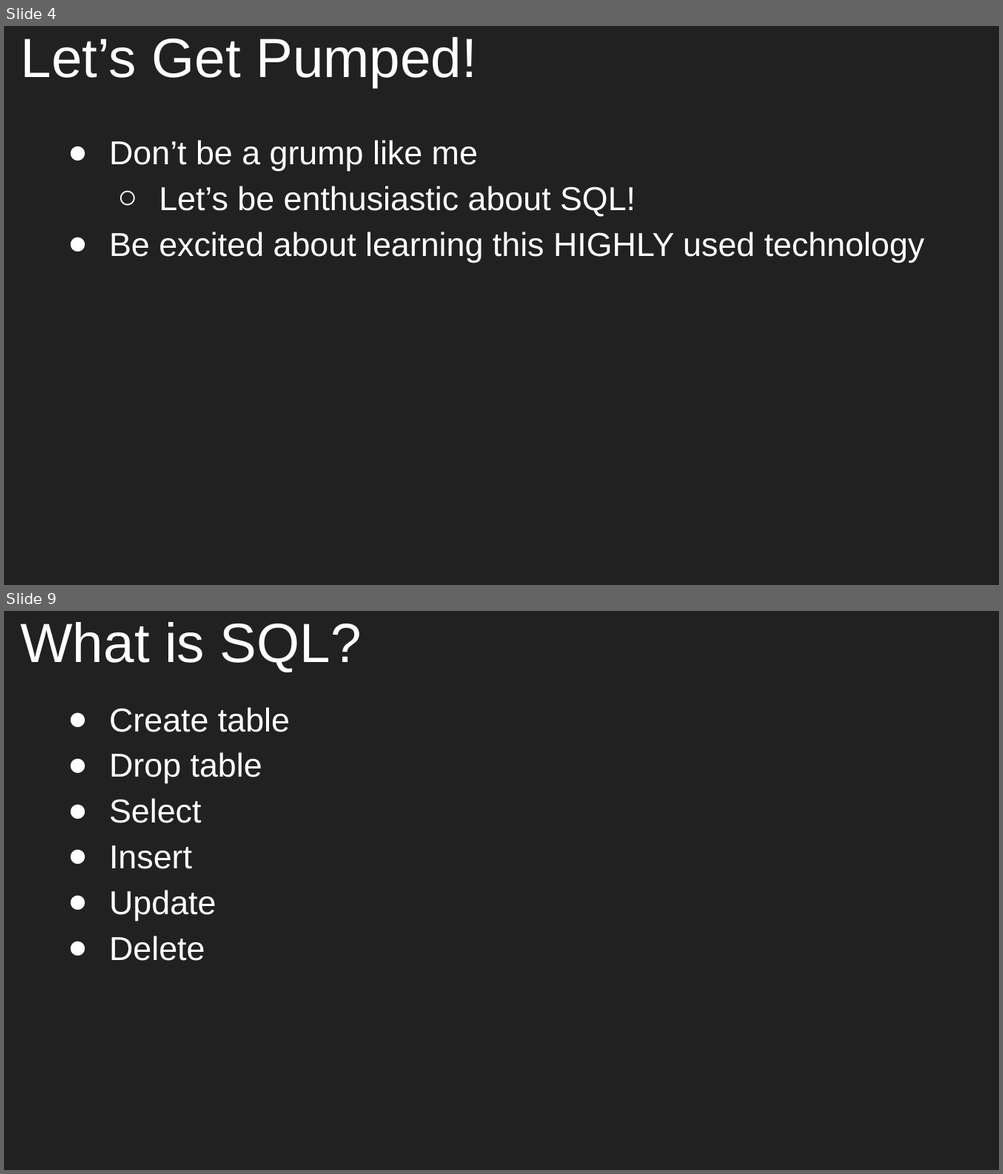
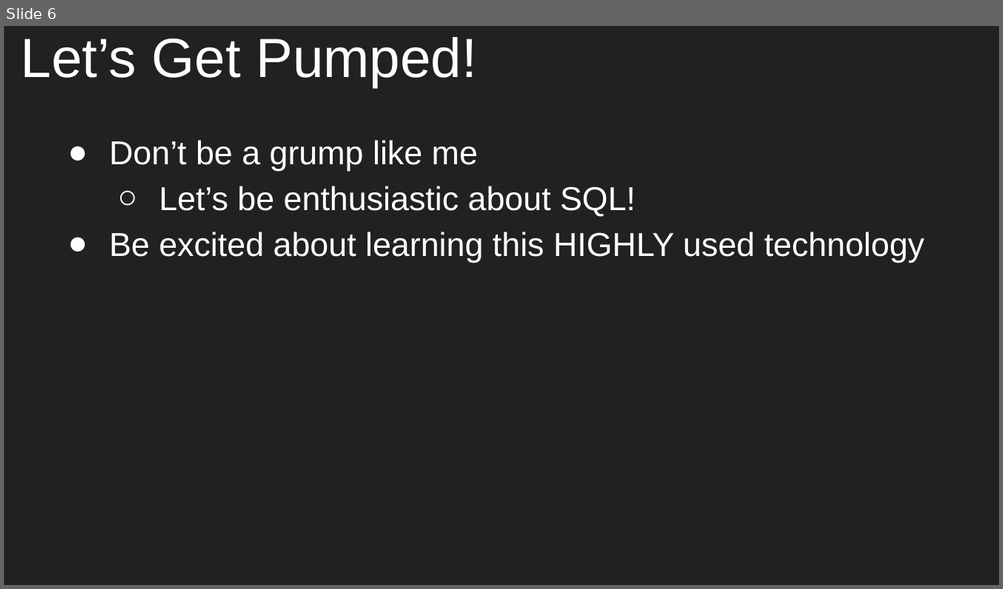
Before and after one commit to aleesham/lc101-unit2, a slide deck: slides/Unit 2 - LC 101 - Class 8.pptx. Shown one above the other, each under a label of ours: slides 4 and 9 before the commit, slide 6 after it; the slides between them are not shown. The pictures are 1003x1174 and 1003x589 pixels, drawn with LibreOffice and Linux fonts; fonts in the diff are those of the drawing. Boxes give left, top, right and bottom in pixels: in the first picture for what was removed or moved away, otherwise in the second. Text is boxed around its words. In the diff, an @@ line names an element or a change of style, - is before the commit and + after.

```diff
--- a/slides/Unit 2 - LC 101 - Class 8.pptx
+++ b/slides/Unit 2 - LC 101 - Class 8.pptx
@@ slide 9 removed at bbox=[4, 611, 999, 1170], background #212121 @@
@@ title removed at bbox=[21, 622, 361, 672] @@
-What is SQL?
@@ text removed at bbox=[109, 707, 290, 961] @@
-● Create table
-● Drop table
-● Select
-● Insert
-● Update
-● Delete
@@ what was slide 4 is now slide 6 @@
```
Also in this commit, not shown: 7 slides added, 6 other slides removed, 1 other file.
